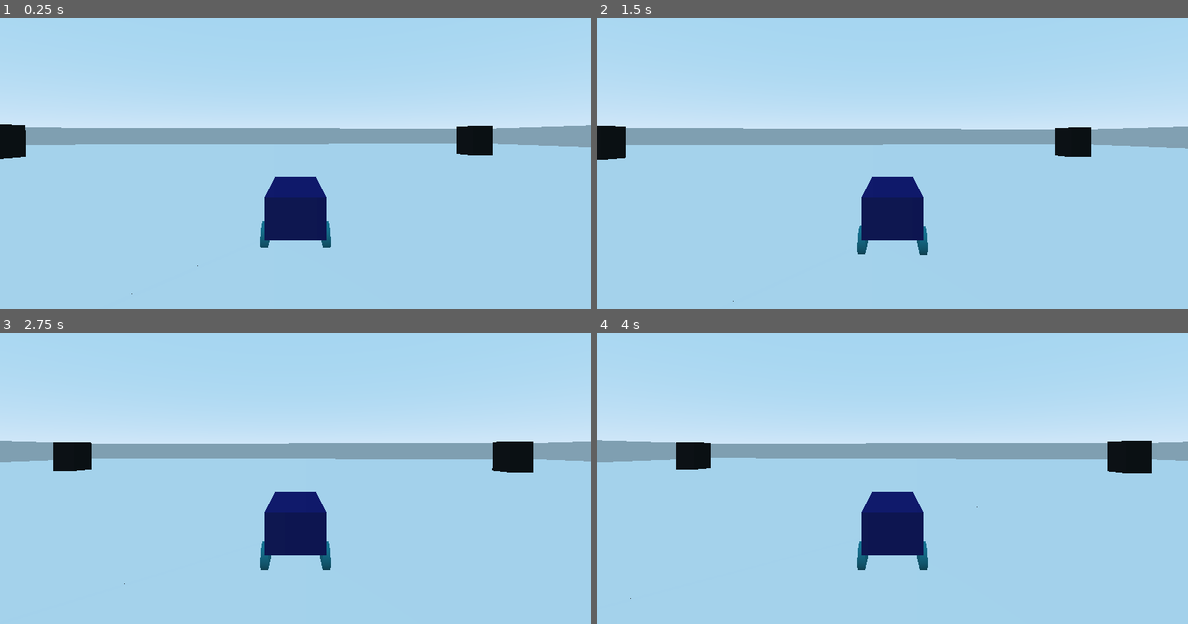
Above: before the commit, frames 1-4 (two rows, left to right).
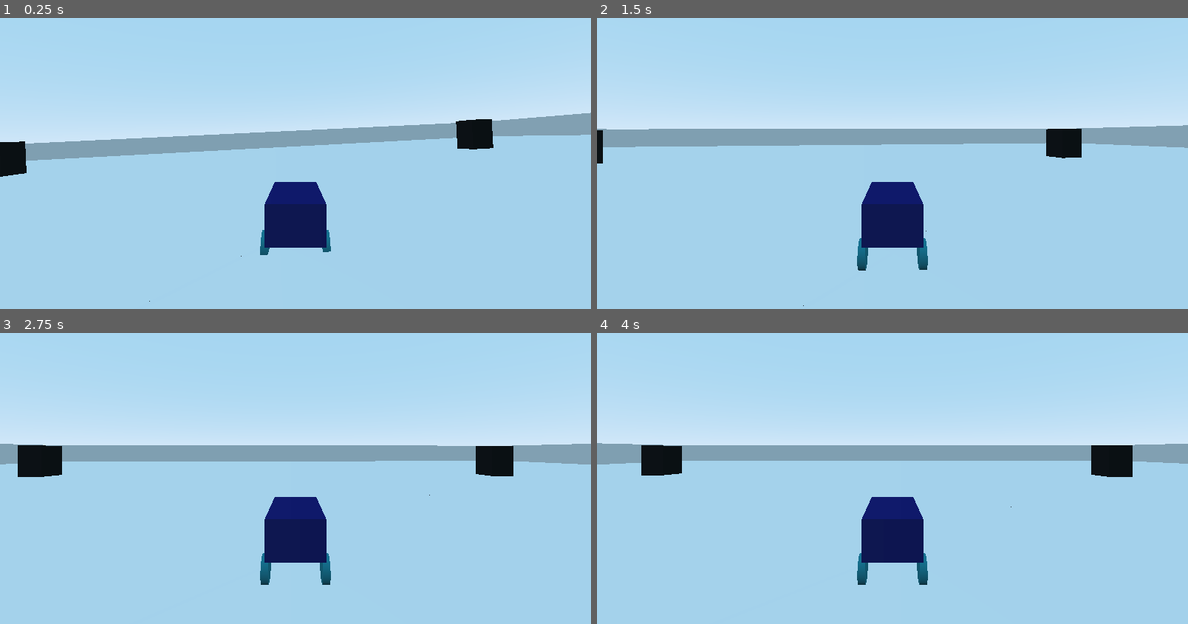
Above: after the commit, the same moments.

Repository: grahaminman/Godot-Getaway
Game: Godot game, scene res://World/World.tscn
Two runs of this game, one before a commit and one after it. Both use one fixed random seed, a clock stepped at 60 frames per second and the inputs below. This scene is started directly instead of the project's main scene.
Inputs:
- Up to frame 1 (0.25 s): no input
- Up to frame 2 (1.5 s): hold D (steer_right) 0.53-1.28 s; hold S (back) from 1.28 s (still down)
- Up to frame 3 (2.75 s): release S (back) at 2.03 s; hold D (steer_right) from 2.03 s (still down)
- Up to frame 4 (4 s): release D (steer_right) at 2.78 s; hold W (forward) 2.78-3.53 s; hold A (steer_left) from 3.53 s (still down)

The runs differ from the first frame. In frame 1, 6.1% of the frame differs, in the area x 0-100%, y 32-98%; in frame 2, 2.2%; in frame 3, 4.2%; in frame 4, 4.0%.

Commit message:
Vid 13 Vehiclewheel
Vehicle wheel setup suspension damping etc - brake

Diff:
--- a/Player/Player.gd
+++ b/Player/Player.gd
@@ -44,10 +44,11 @@
 	var forward = Input.get_action_strength("forward")
 	var back = Input.get_action_strength("back")
 
-	if back:
-		throttle_val = -back
-	elif forward:
-		throttle_val = forward
+	if linear_velocity.length() < MAX_SPEED:
+		if back:
+			throttle_val = -back
+		elif forward:
+			throttle_val = forward
 
 	return throttle_val * MAX_ENGINE_FORCE
 
--- a/Player/Player.tscn
+++ b/Player/Player.tscn
@@ -26,30 +26,60 @@
 script = ExtResource( 1 )
 
 [node name="MeshInstance" type="MeshInstance" parent="."]
-transform = Transform( 1, 0, 0, 0, 1, 0, 0, 0, 1, 0, 1.314, 0 )
+transform = Transform( 1, 0, 0, 0, 1, 0, 0, 0, 1, 0, 1.0916, 0 )
 mesh = SubResource( 1 )
 material/0 = null
 
 [node name="CollisionShape" type="CollisionShape" parent="."]
-transform = Transform( 1, 0, 0, 0, 1, 0, 0, 0, 1, 0, 1.314, 0 )
+transform = Transform( 1, 0, 0, 0, 1, 0, 0, 0, 1, 0, 1.0916, 0 )
 shape = SubResource( 2 )
 
 [node name="WheelFrontLeft" type="VehicleWheel" parent="."]
 editor/display_folded = true
-transform = Transform( 1, 0, 0, 0, 1, 0, 0, 0, 1, 1.027, 0.332394, 1.40404 )
+transform = Transform( 1, 0, 0, 0, 1, 0, 0, 0, 1, 1.027, 0.215338, 1.40404 )
 use_as_traction = true
 use_as_steering = true
 wheel_rest_length = 0.4
+wheel_friction_slip = 10.0
+suspension_travel = 0.4
+suspension_stiffness = 25.0
+suspension_max_force = 750.0
+damping_compression = 1.0
+damping_relaxation = 4.0
 
 [node name="MeshInstance" type="MeshInstance" parent="WheelFrontLeft"]
 transform = Transform( -4.37114e-008, 1, 0, -1, -4.37114e-008, 0, 0, 0, 1, 0, 0, 0 )
 mesh = SubResource( 3 )
 material/0 = null
 
+[node name="WheelFrontRight" type="VehicleWheel" parent="."]
+editor/display_folded = true
+transform = Transform( 1, 0, 0, 0, 1, 0, 0, 0, 1, -1.027, 0.215338, 1.40404 )
+use_as_traction = true
+use_as_steering = true
+wheel_rest_length = 0.4
+wheel_friction_slip = 10.0
+suspension_travel = 0.4
+suspension_stiffness = 25.0
+suspension_max_force = 750.0
+damping_compression = 1.0
+damping_relaxation = 4.0
+
+[node name="MeshInstance" type="MeshInstance" parent="WheelFrontRight"]
+transform = Transform( -4.37114e-008, 1, 0, -1, -4.37114e-008, 0, 0, 0, 1, 0, 0, 0 )
+mesh = SubResource( 3 )
+material/0 = null
+
 [node name="WheelRearLeft" type="VehicleWheel" parent="."]
 editor/display_folded = true
-transform = Transform( 1, 0, 0, 0, 1, 0, 0, 0, 1, 1.027, 0.332394, -1.42385 )
+transform = Transform( 1, 0, 0, 0, 1, 0, 0, 0, 1, 1.027, 0.215338, -1.42385 )
 wheel_rest_length = 0.4
+wheel_friction_slip = 5.0
+suspension_travel = 0.4
+suspension_stiffness = 25.0
+suspension_max_force = 750.0
+damping_compression = 1.0
+damping_relaxation = 4.0
 
 [node name="MeshInstance" type="MeshInstance" parent="WheelRearLeft"]
 transform = Transform( -4.37114e-008, 1, 0, -1, -4.37114e-008, 0, 0, 0, 1, 0, 0, 0 )
@@ -58,22 +88,16 @@
 
 [node name="WheelRearRight" type="VehicleWheel" parent="."]
 editor/display_folded = true
-transform = Transform( 1, 0, 0, 0, 1, 0, 0, 0, 1, -1.027, 0.332394, -1.424 )
+transform = Transform( 1, 0, 0, 0, 1, 0, 0, 0, 1, -1.027, 0.215338, -1.424 )
 wheel_rest_length = 0.4
+wheel_friction_slip = 5.0
+suspension_travel = 0.4
+suspension_stiffness = 25.0
+suspension_max_force = 750.0
+damping_compression = 1.0
+damping_relaxation = 4.0
 
 [node name="MeshInstance" type="MeshInstance" parent="WheelRearRight"]
-transform = Transform( -4.37114e-008, 1, 0, -1, -4.37114e-008, 0, 0, 0, 1, 0, 0, 0 )
-mesh = SubResource( 3 )
-material/0 = null
-
-[node name="WheelFrontRight" type="VehicleWheel" parent="."]
-editor/display_folded = true
-transform = Transform( 1, 0, 0, 0, 1, 0, 0, 0, 1, -1.027, 0.332394, 1.40404 )
-use_as_traction = true
-use_as_steering = true
-wheel_rest_length = 0.4
-
-[node name="MeshInstance" type="MeshInstance" parent="WheelFrontRight"]
 transform = Transform( -4.37114e-008, 1, 0, -1, -4.37114e-008, 0, 0, 0, 1, 0, 0, 0 )
 mesh = SubResource( 3 )
 material/0 = null
